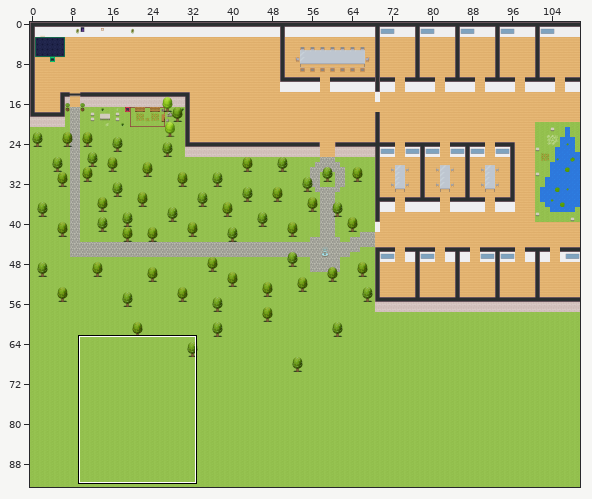
A Tiled map (JSON) gets an edit: maps/map.tmj. The picture above shows the old version from afar; the outline marks the close-up.
Close-up. Before the edit:
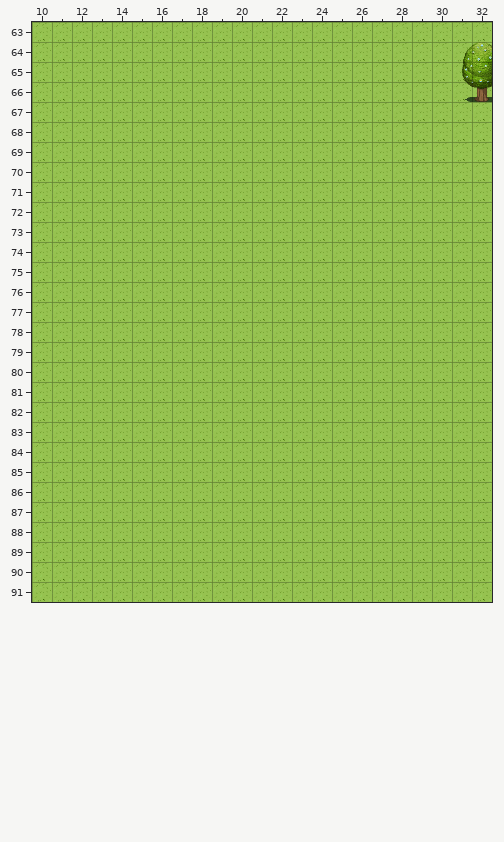
Cells are 32x32 px. Shown: x 10..32, y 63..91. The commit also changed other parts of the map, which this record leaves out.
Now the later version:
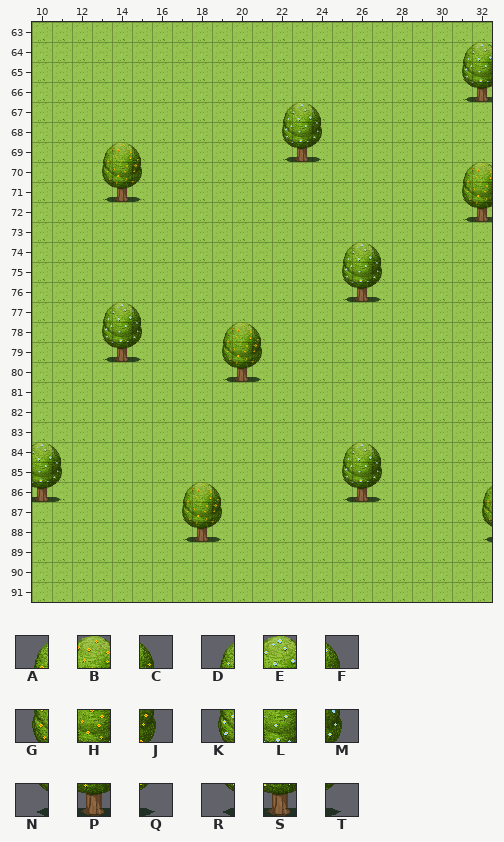
Key: from "WA_Exterior": A 84, B 85, C 86, D 87, E 88, F 89, G 109, H 110, J 111, K 112, L 113, M 114, N 125, P 135, Q 136, R 137, S 138, T 139.
_ is an empty cell.
What changed:
Changed rows in their new state; . is an unchanged cell.
Layer "furniture/furniture3":
first column x 13:
69 .........RST........
71 NPQ.................
72 ..................NP
first column x 13:
76 ............RST
79 RST............
80 ......NPQ......
first column x 10:
86 ST.............RST.....
88 .......NPQ............N
Layer "above/above1":
first column x 13:
67 .........DEF........
68 .........KLM........
69 ABC.................
70 GHJ...............AB
71 ..................GH
74 ............DEF.....
75 ............KLM.....
77 DEF.................
78 KLM...ABC...........
79 ......GHJ...........
first column x 10:
84 EF.............DEF.....
85 LM.............KLM.....
86 .......ABC............A
87 .......GHJ............G
